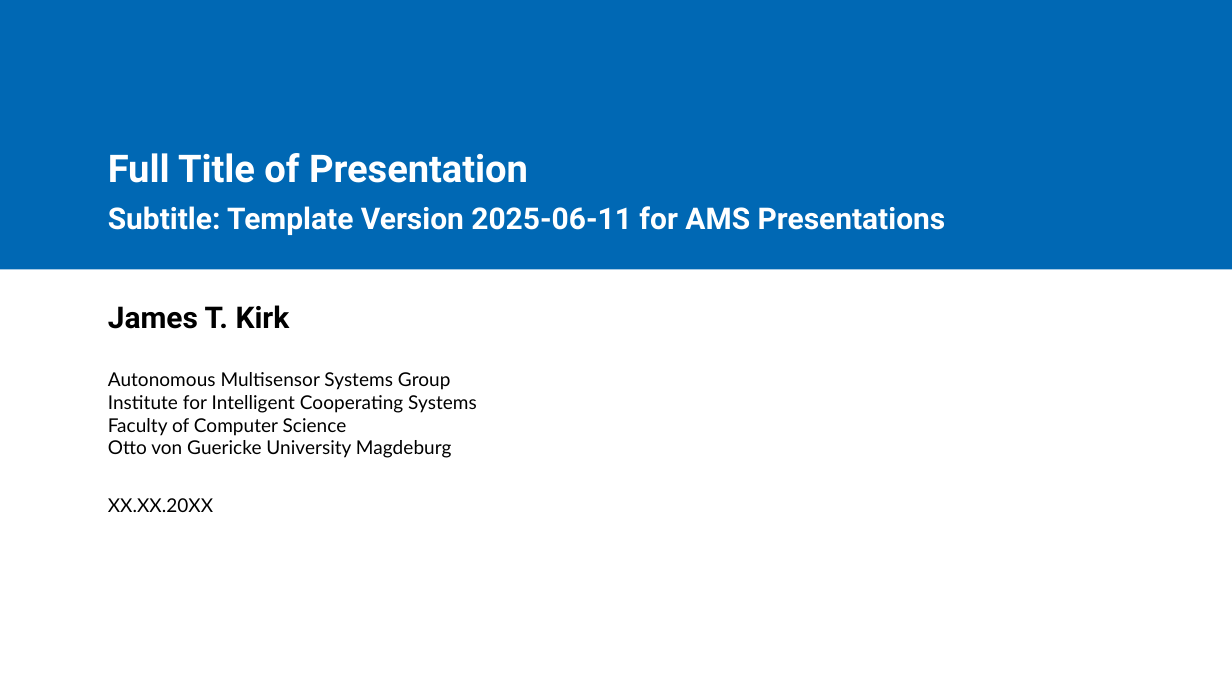
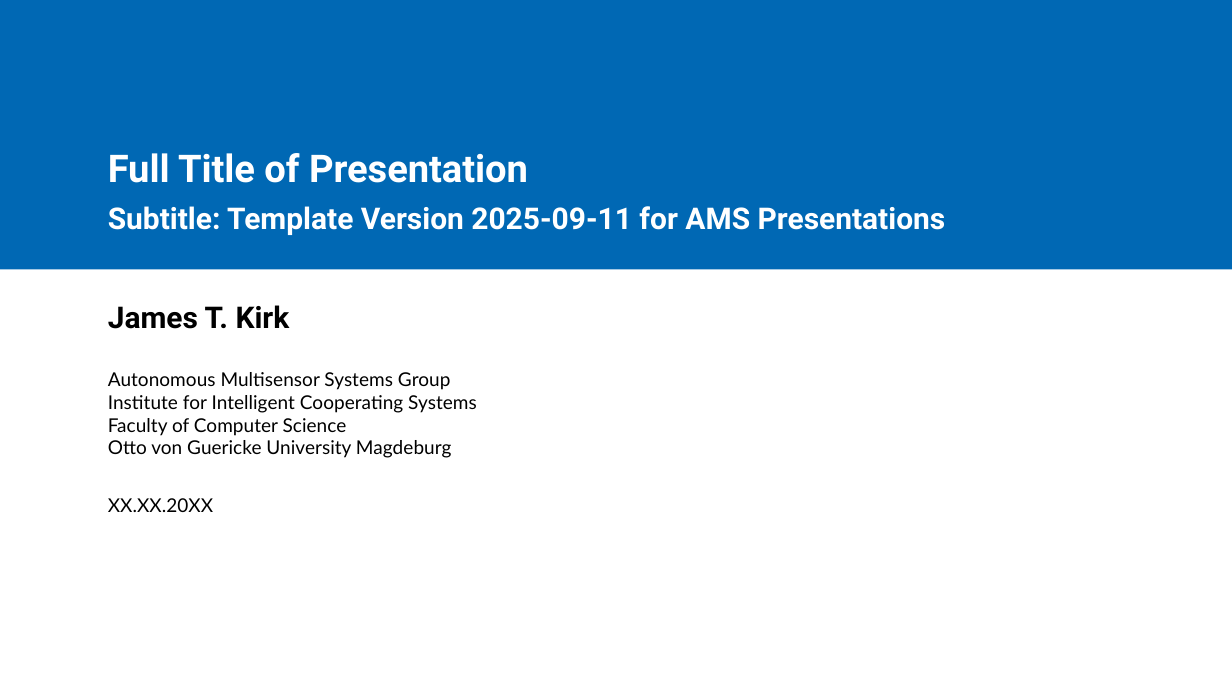
Before and after one commit to OVGU-AMS/Templates, a slide deck: slide 1 of Presentations/Powerpoint/Template.potx. Drawn at 1232x693 pixels with LibreOffice and Linux fonts; fonts in the diff are those of the drawing; background and template pictures are left out. Boxes give left, top, right and bottom in pixels: in the first picture for what was removed or moved away, otherwise in the second. Text is boxed around its words. In the diff, an @@ line names an element or a change of style, - is before the commit and + after.

```diff
--- a/Presentations/Powerpoint/Template.potx
+++ b/Presentations/Powerpoint/Template.potx
@@ subtitle at (108,206,946,235): text changed @@
-Subtitle: Template Version 2025-06-11 for AMS Presentations
+Subtitle: Template Version 2025-09-11 for AMS Presentations
```
Also in this commit, not shown: 1 other slide changed.
